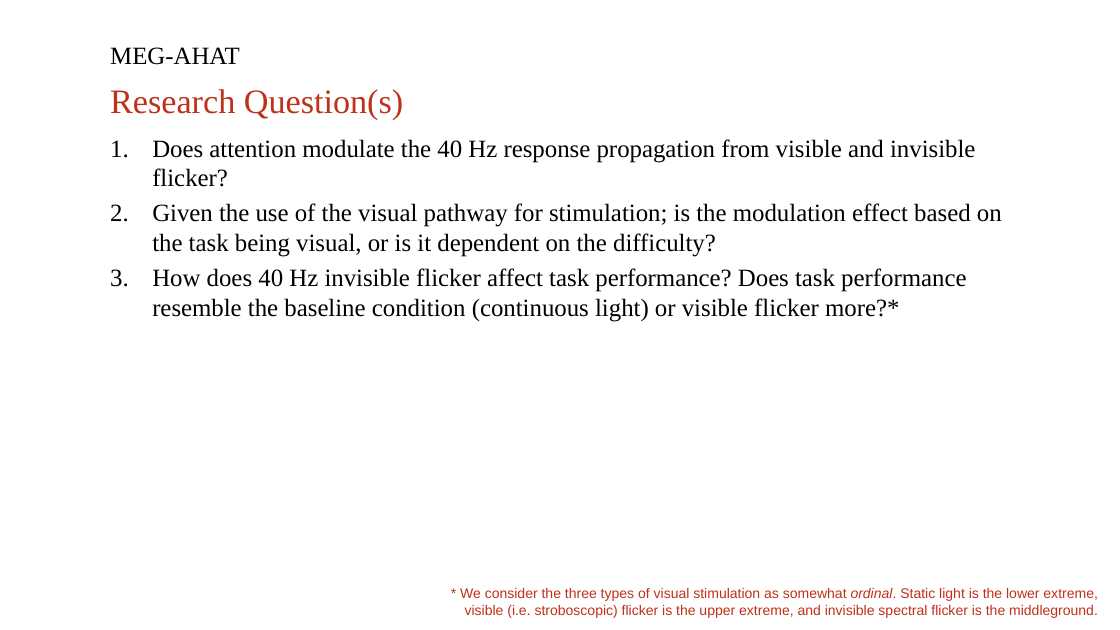
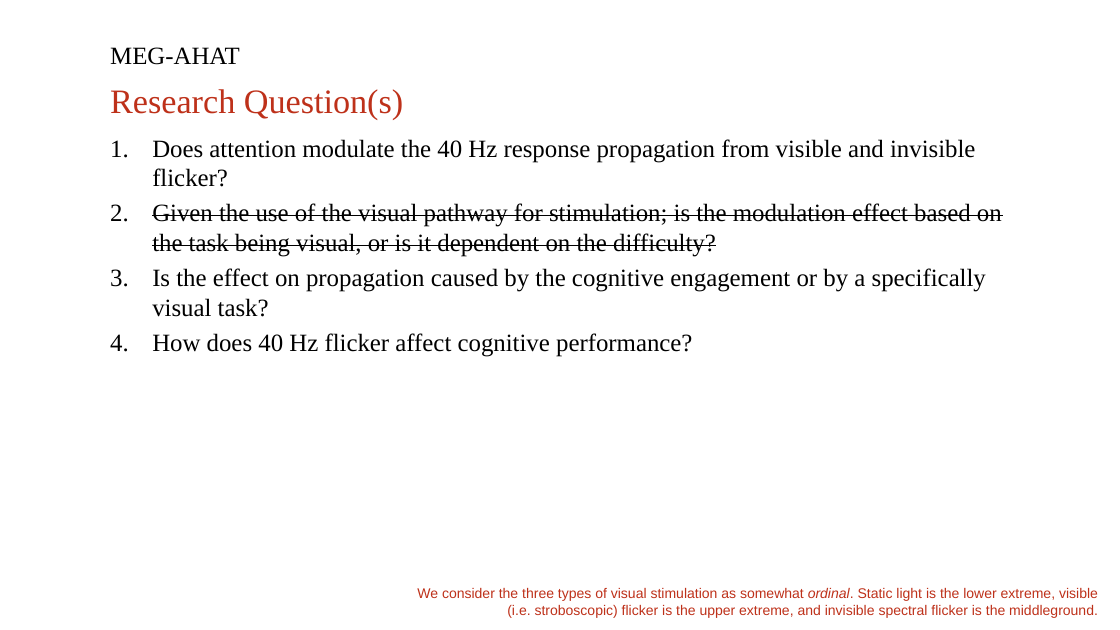
Before and after one commit to henneysq/meg-ahat, a slide deck: slide 3 of protocol/Invisible-Flicker_aka_MEG-AHAT_project_PPM.pptx. Drawn at 1120x630 pixels with LibreOffice and Linux fonts; fonts in the diff are those of the drawing; background and template pictures are left out. Boxes give left, top, right and bottom in pixels: in the first picture for what was removed or moved away, otherwise in the second. Text is boxed around its words. In the diff, an @@ line names an element or a change of style, - is before the commit and + after.

Commit message:
DRAFT changes to ppm slides

```diff
--- a/protocol/Invisible-Flicker_aka_MEG-AHAT_project_PPM.pptx
+++ b/protocol/Invisible-Flicker_aka_MEG-AHAT_project_PPM.pptx
@@ text at (152, 203, 1002, 257): strikethrough on in "Given the use of the visual pathway ..." @@
@@ text at (152, 268, 986, 357): text changed @@
-3. How does 40 Hz invisible flicker affect task performance? Does task performance resemble the baseline condition (continuous light) or visible flicker more?*
+3. Is the effect on propagation caused by the cognitive engagement or by a specifically visual task?
+4. How does 40 Hz flicker affect cognitive performance?
@@ text at (417, 588, 1098, 618): text changed @@
-* We consider the three types of visual stimulation as somewhat ordinal. Static light is the lower extreme, visible (i.e. stroboscopic) flicker is the upper extreme, and invisible spectral flicker is the middleground.
+We consider the three types of visual stimulation as somewhat ordinal. Static light is the lower extreme, visible (i.e. stroboscopic) flicker is the upper extreme, and invisible spectral flicker is the middleground.
```
Also in this commit, not shown: 1 other slide changed.
